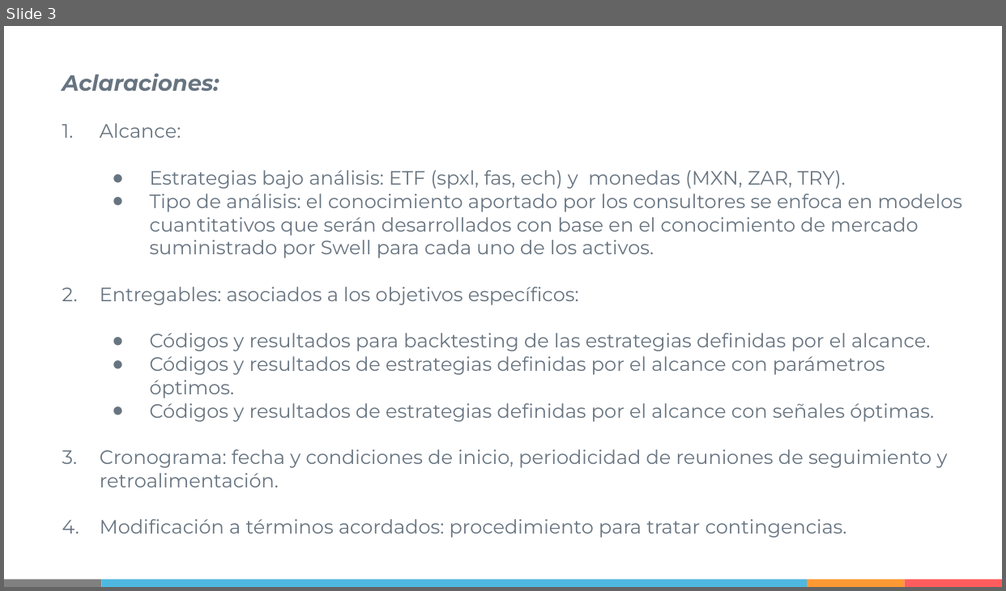
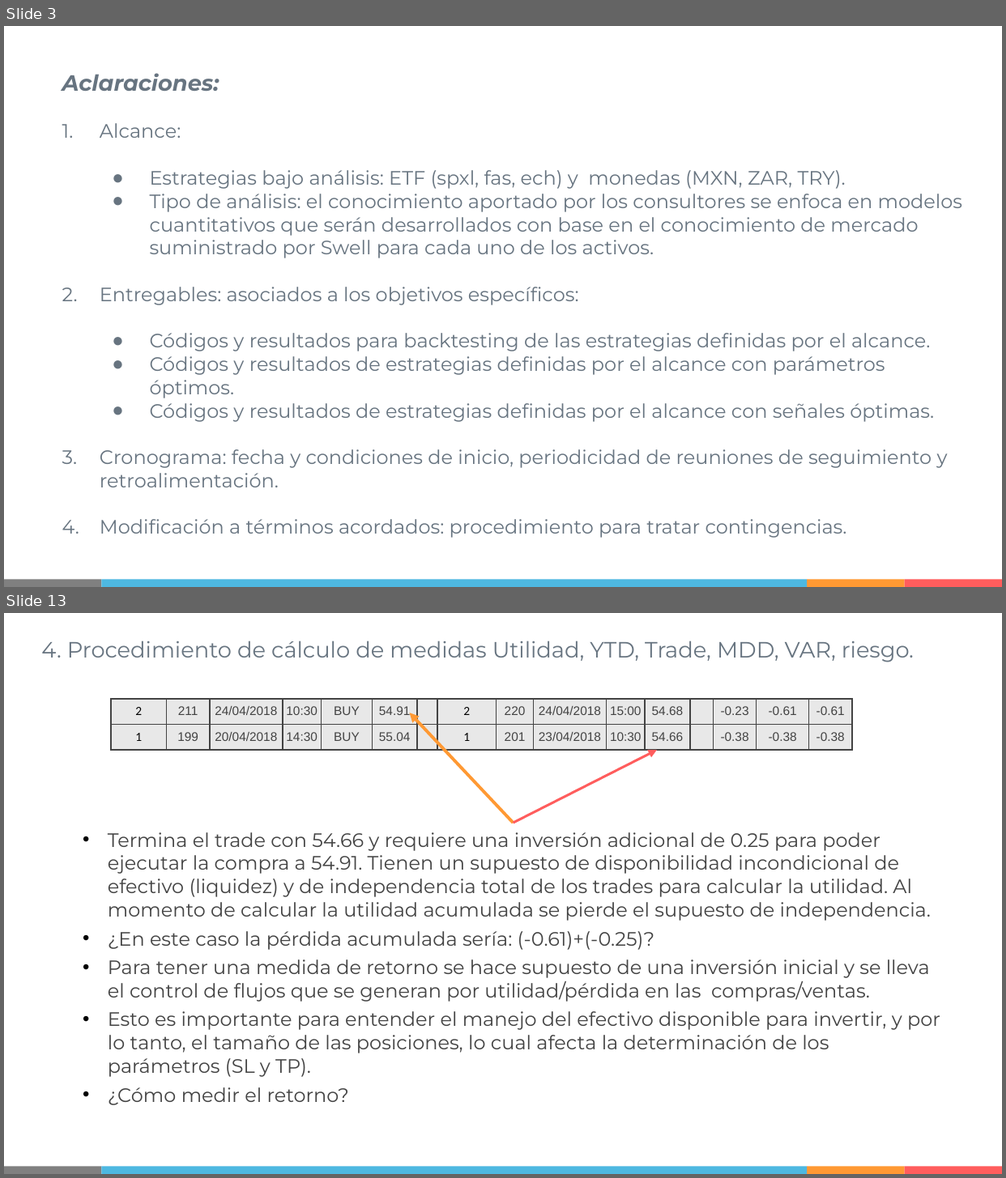
Before and after one commit to IISOS/Swell_2_Optimizacion_estrategias, a slide deck: Presentaciones/Swell - Optimización de estrategias - Plan de trabajo.pptx. Shown one above the other, each under a label of ours: slide 3 before the commit, slides 3 and 13 after it; the slides between them are not shown. The pictures are 1006x591 and 1006x1178 pixels, drawn with LibreOffice and Linux fonts; fonts in the diff are those of the drawing. Boxes give left, top, right and bottom in pixels: in the first picture for what was removed or moved away, otherwise in the second. Text is boxed around its words. In the diff, an @@ line names an element or a change of style, - is before the commit and + after.

```diff
--- a/Presentaciones/Swell - Optimización de estrategias - Plan de trabajo.pptx
+++ b/Presentaciones/Swell - Optimización de estrategias - Plan de trabajo.pptx
@@ slide 13 added at [4, 613, 1002, 1174], background #FFFFFF; not listed: 4 template elements that a slide beside it also shows @@
@@ text added at [41, 641, 914, 662], 16 pt, text #677480 @@
+4. Procedimiento de cálculo de medidas Utilidad, YTD, Trade, MDD, VAR, riesgo.
@@ table added at [111, 699, 851, 750], 2 rows, 16 columns @@
+2 | 211 | 24/04/2018 | 10:30 | BUY | 54.91 |  | 2 | 220 | 24/04/2018 | 15:00 | 54.68 |  | -0.23 | -0.61 | -0.61
+1 | 199 | 20/04/2018 | 14:30 | BUY | 55.04 |  | 1 | 201 | 23/04/2018 | 10:30 | 54.66 |  | -0.38 | -0.38 | -0.38
@@ arrow added from (513, 823) to (409, 713), #FF9933 2.25 pt @@
@@ arrow added from (513, 823) to (657, 750), #FF5D5D 1.75 pt @@
@@ text added at [108, 833, 940, 1105], 14 pt, text #434343 @@
+• Termina el trade con 54.66 y requiere una inversión adicional de 0.25 para poder ejecutar la compra a 54.91. Tienen un supuesto de disponibilidad incondicional de efectivo (liquidez) y de independencia total de los trades para calcular la utilidad. Al momento de calcular la utilidad acumulada se pierde el supuesto de independencia.
+• ¿En este caso la pérdida acumulada sería: (-0.61)+(-0.25)?
+• Para tener una medida de retorno se hace supuesto de una inversión inicial y se lleva el control de flujos que se generan por utilidad/pérdida en las compras/ventas.
+• Esto es importante para entender el manejo del efectivo disponible para invertir, y por lo tanto, el tamaño de las posiciones, lo cual afecta la determinación de los parámetros (SL y TP).
+• ¿Cómo medir el retorno?
```
Also in this commit, not shown: 1 slide changed, 15 other slides added, 11 other files.
